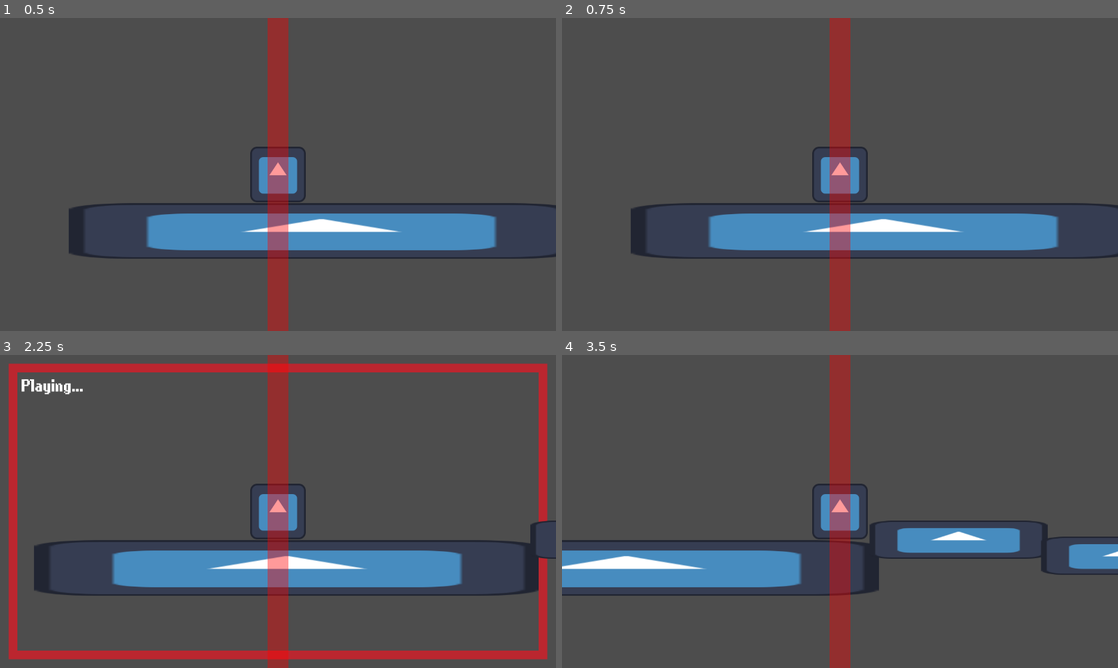
Above: before the commit, frames 1-4 (two rows, left to right).
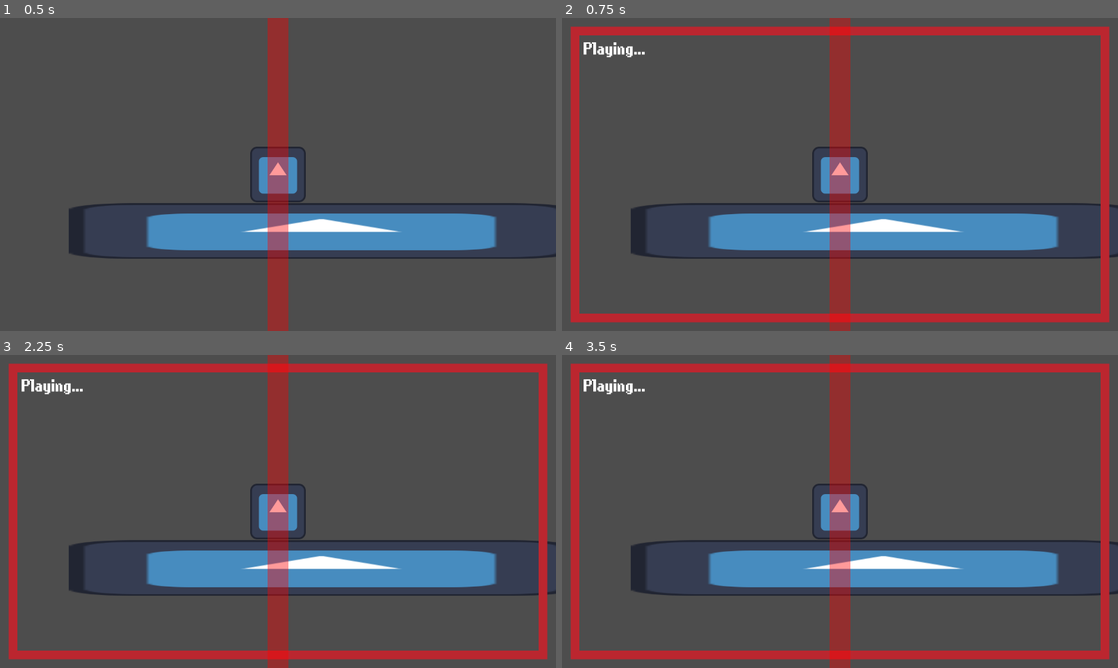
Above: after the commit, the same moments.

Repository: lucassillitoe/Steel_Jam_4_repo
Game: Godot game, scene res://Scenes/world.tscn
The game is run twice, just before and just after one commit, with the same random seed, the same clock (stepped at 60 frames per second) and the same inputs. The engine's default icon, where the game draws it, is replaced by a stand-in: a white triangle on a blue panel in a dark square.
Inputs:
- Up to frame 1 (0.5 s): no input
- Up to frame 2 (0.75 s): tap Enter (Enter playback) at 0.5 s; hold D (Right) from 0.53 s (still down)
- Up to frame 3 (2.25 s): tap W (Jump) at 0.77, 1.52 s; tap Space at 1.25 s; tap Enter (Enter playback) at 2 s; release D (Right) at 2.03 s; hold A (Left) from 2.03 s (still down)
- Up to frame 4 (3.5 s): release A (Left) at 2.78 s; hold D (Right) from 2.78 s (still down); tap W (Jump) at 3.02 s

Frame 1 is identical in both runs. In frame 2, 8.7% of the frame differs, in the area x 1-99%, y 2-98%; in frame 3, 4.0%; in frame 4, 21%, in the area x 0-100%, y 2-98%.
Error after the commit: Invalid access of index '32' on a base object of type: 'Array'. (res://Scripts/ArrayInputGathering.gd:73)

Commit message:
Fixed sliding

Diff:
--- a/steel-jam-4/Scripts/ArrayInputGathering.gd
+++ b/steel-jam-4/Scripts/ArrayInputGathering.gd
@@ -20,6 +20,10 @@
 #calls every frame
 func _physics_process(delta: float) -> void:
 	if currentState == state.INPUTTING:
+		#Stops the player from moving
+		player.MoveHorizontal(0, delta)
+
+
 		#reads keyboard input and appends to the array
 
 		#Movement input for this frame
@@ -38,6 +42,7 @@
 		#Finish movement sequence and play it
 		if Input.is_action_just_pressed("Enter playback"):
 			currentState = state.PLAYING_BACK
+			print(inputContainer)
 			playbackIndex = 0
 
 		#print(inputContainer)
@@ -45,7 +50,7 @@
 
 	#When playing back inputs
 	if currentState == state.PLAYING_BACK and not inputContainer.is_empty():
-		print("Playing back ", playbackIndex, "/", len(inputContainer))
+		print("Playing back ", playbackIndex, "/", len(inputContainer) - 1)
 
 
 		#Executes the input
@@ -65,7 +70,7 @@
 
 		#Skips ahead if stationary to avoid waiting
 		if player.playerVelocity == Vector2(0, 0):
-			while inputContainer[playbackIndex] == [] and playbackIndex < len(inputContainer) - 1:
+			while inputContainer[playbackIndex + 1] == [] and playbackIndex < len(inputContainer) - 2:
 				playbackIndex += 1
 
 
@@ -74,9 +79,6 @@
 			currentState = state.INPUTTING
 			inputContainer.clear()
 
-			#Stops the player from moving
-			player.MoveHorizontal(0, delta)
 
-
-			#Increments the current step
+		#Increments the current step
 		playbackIndex += 1
